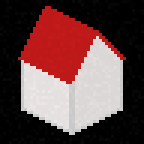
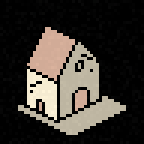
The second 144px x 144px image is a revision of the first. Changes to its layers:
removed layer "Roof" over (18, 6, 126, 84)
added group "Layer Group" with 10 layers above "Directions" over (24, 24, 120, 123)
added group "House E" with 4 layers in group "Layer Group" over (24, 24, 102, 123)
added layer "Lines" in group "House E" over (24, 24, 102, 123)
added layer "Roof #1" in group "House E" over (27, 27, 87, 111)
added layer "Pasted Layer" in group "House E" over (60, 42, 99, 117)
moved "Walls" into group "House E", painted on it over (24, 63, 69, 129)
added group "Directions" with 8 layers above "Yard" over (15, 78, 129, 138)
added layer "None" in group "Directions" over (15, 78, 129, 138)
renamed "Edges" to "Yard", painted on it over (18, 57, 126, 135)
removed layer "Walls dark" over (75, 36, 120, 129)
